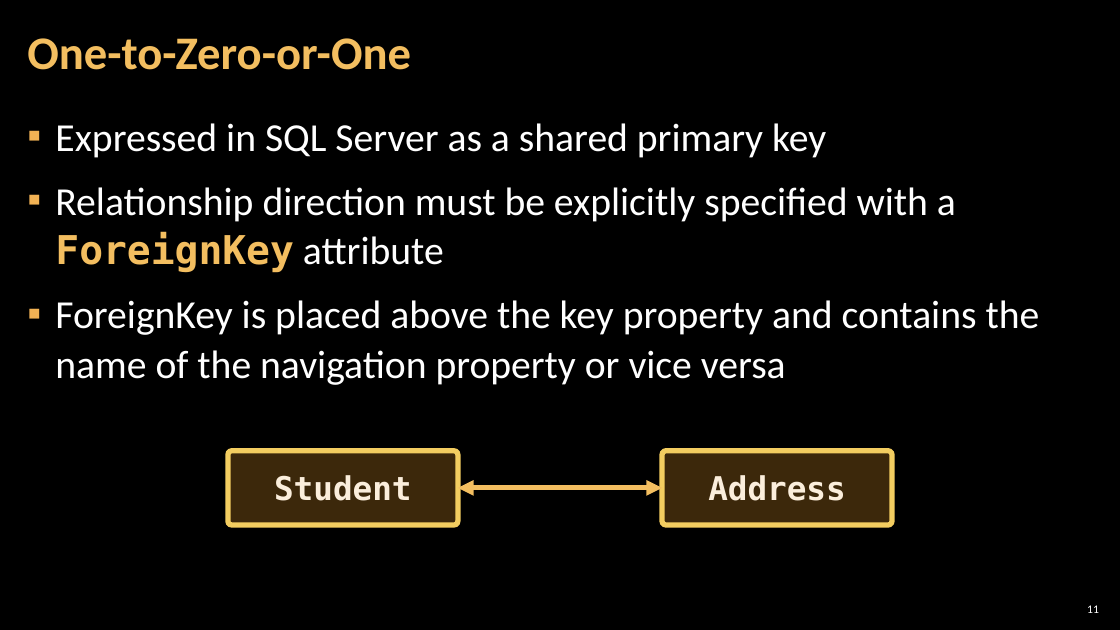
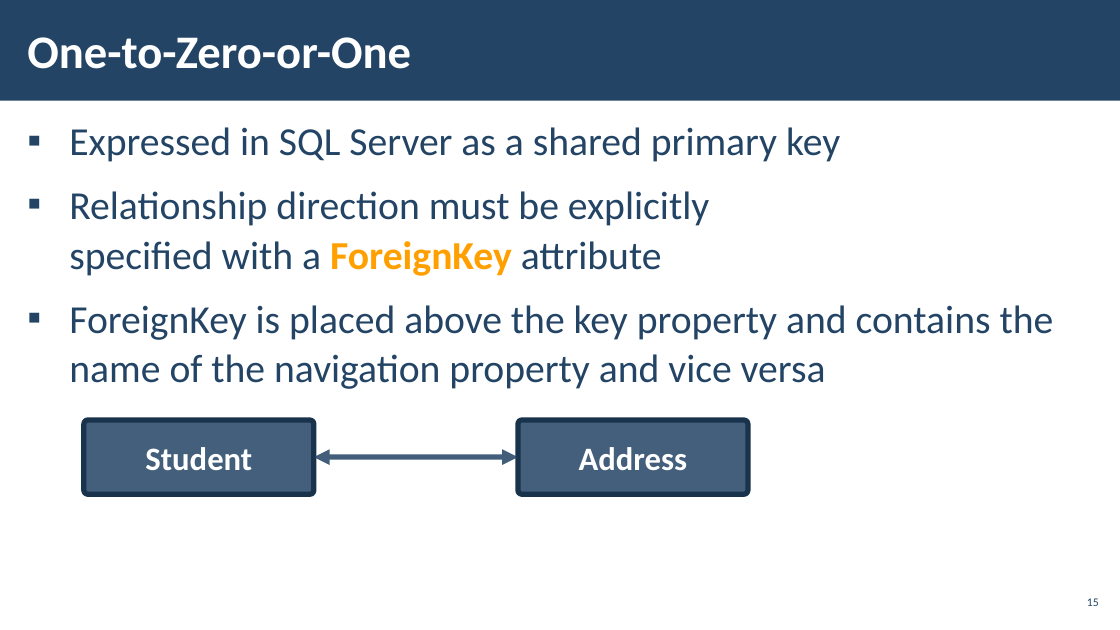
Before and after one commit to pirocorp/Databases-Advanced---Entity-Framework, a slide deck: slide 15 of 05. Entity Relations/05. DB-Advanced-EF-Core-Entity-Relations.pptx (slide 11 before the commit). Drawn at 1120x630 pixels with LibreOffice and Linux fonts; fonts in the diff are those of the drawing; background and template pictures are left out. Boxes give left, top, right and bottom in pixels: in the first picture for what was removed or moved away, otherwise in the second. Text is boxed around its words. In the diff, an @@ line names an element or a change of style, - is before the commit and + after.

```diff
--- a/05. Entity Relations/05. DB-Advanced-EF-Core-Entity-Relations.pptx
+++ b/05. Entity Relations/05. DB-Advanced-EF-Core-Entity-Relations.pptx
@@ rectangle added at (x1=0, y1=0, x2=1120, y2=101), fill #234465 @@
@@ title "One-to-Zero-or-One" at (x1=27, y1=37, x2=411, y2=69): text colour #F3BE60 to #FFFFFF; line spacing 0.9 to 1 @@
@@ text at (x1=69, y1=127, x2=840, y2=276): text colour #FFFFFF to #234465 in "Expressed in SQL Server as a shared ...", "Relationship direction must be explicitly specified with ..."; font DejaVu Sans Mono to Calibri, text colour #F3BE60 to #FFA000 in "ForeignKey"; indent changed @@
@@ text at (x1=69, y1=305, x2=1054, y2=389): text changed; text colour #FFFFFF to #234465 @@
-▪ ForeignKey is placed above the key property and contains the name of the navigation property or vice versa
+▪ ForeignKey is placed above the key property and contains the
+  name of the navigation property and vice versa
@@ rounded rectangle "Student" moved from (x1=228, y1=451, x2=458, y2=525) to (x1=84, y1=420, x2=314, y2=494) @@
@@ rounded rectangle "Student" at (x1=84, y1=420, x2=314, y2=494): font DejaVu Sans Mono to Calibri, text colour #FBEEDC to #FFFFFF; fill #F0A22E at 25% opacity to #234465 at 85% opacity; outline #F3CD60 4.5 pt to #1A334C 4.5 pt @@
@@ rounded rectangle "Address" moved from (x1=662, y1=451, x2=892, y2=525) to (x1=518, y1=420, x2=748, y2=494) @@
@@ rounded rectangle "Address" at (x1=518, y1=420, x2=748, y2=494): font DejaVu Sans Mono to Calibri, text colour #FBEEDC to #FFFFFF; fill #F0A22E at 25% opacity to #234465 at 85% opacity; outline #F3CD60 4.5 pt to #1A334C 4.5 pt @@
@@ double arrow added from (314, 457) to (518, 457), #234465 4.5 pt @@
@@ double arrow removed from (458, 488) to (662, 488) @@
@@ page number added at (x1=1087, y1=598, x2=1099, y2=606), 10 pt, text #234465 @@
+15
@@ page number removed at (x1=1087, y1=605, x2=1099, y2=613) @@
-11
```
Also in this commit, not shown: 27 other slides changed, 27 slides added, 3 slides removed.
